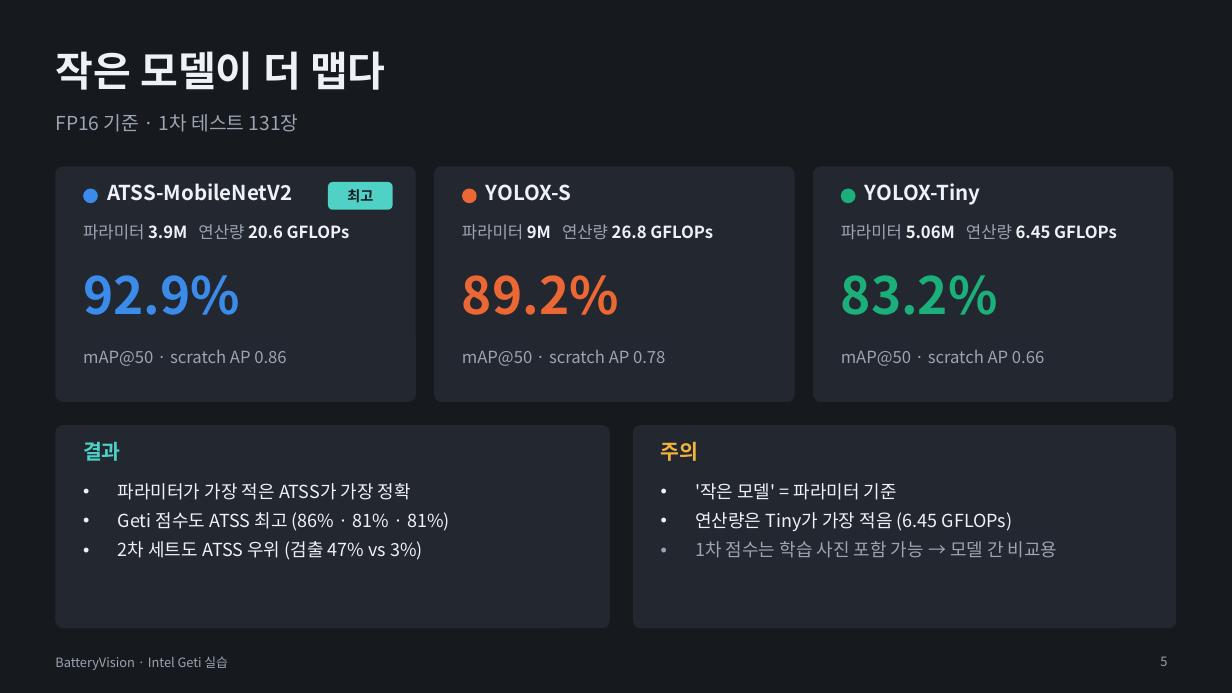
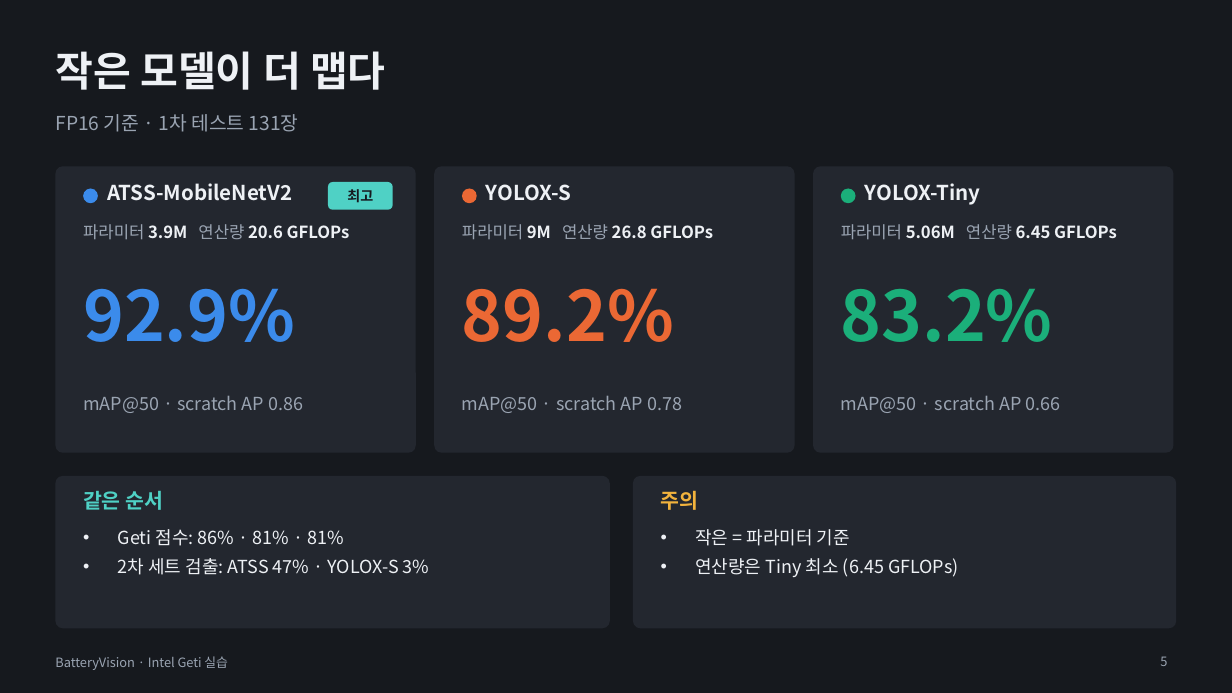
Before and after one commit to se4nchoi/batteryvision, a slide deck: slide 5 of docs/submission/BatteryVision_발표.pptx. Drawn at 1232x693 pixels with LibreOffice and Linux fonts; fonts in the diff are those of the drawing. Boxes give left, top, right and bottom in pixels: in the first picture for what was removed or moved away, otherwise in the second. Text is boxed around its words. In the diff, an @@ line names an element or a change of style, - is before the commit and + after.

```diff
--- a/docs/submission/BatteryVision_발표.pptx
+++ b/docs/submission/BatteryVision_발표.pptx
@@ rounded rectangle: place and size @@
-rounded rectangle at [55,166,416,402]
+rounded rectangle at [55,166,416,453]
@@ rounded rectangle: place and size @@
-rounded rectangle at [434,166,795,402]
+rounded rectangle at [434,166,795,453]
@@ proportions changed in 5 elements at [55,476,610,628], [633,476,1177,628], [55,166,416,453], [434,166,795,453], [813,166,1174,453] @@
@@ rounded rectangle: place and size @@
-rounded rectangle at [813,166,1174,402]
+rounded rectangle at [813,166,1174,453]
@@ text "92.9%": place and size @@
-text "92.9%" at [83,275,240,315]
+text "92.9%" at [83,288,295,342]
@@ text "89.2%": place and size @@
-text "89.2%" at [462,275,619,315]
+text "89.2%" at [462,288,674,342]
@@ size 40 to 54 pt in 3 elements at [83,288,295,342], [462,288,674,342], [841,289,1053,342] @@
@@ text "83.2%": place and size @@
-text "83.2%" at [841,275,998,315]
+text "83.2%" at [841,289,1053,342]
@@ 3 texts: place and size @@
-3 texts at [83,350,1044,366]
+3 texts at [83,396,1061,413]
@@ size 13 to 14 pt in 3 elements at [83,396,303,413], [462,396,682,413], [841,396,1061,413] @@
@@ rounded rectangle: place and size @@
-rounded rectangle at [55,425,610,628]
+rounded rectangle at [55,476,610,628]
@@ rounded rectangle: place and size @@
-rounded rectangle at [633,425,1177,628]
+rounded rectangle at [633,476,1177,628]
@@ text at [83,491,163,510]: text changed @@
-결과
+같은 순서
@@ text "주의": place and size @@
-text "주의" at [661,441,699,461]
+text "주의" at [661,490,699,510]
@@ text at [118,529,430,575]: text changed @@
-• 파라미터가 가장 적은 ATSS가 가장 정확
-• Geti 점수도 ATSS 최고 (86% · 81% · 81%)
-• 2차 세트도 ATSS 우위 (검출 47% vs 3%)
+• Geti 점수: 86% · 81% · 81%
+• 2차 세트 검출: ATSS 47% · YOLOX-S 3%
@@ text at [695,529,959,577]: text changed @@
-• '작은 모델' = 파라미터 기준
-• 연산량은 Tiny가 가장 적음 (6.45 GFLOPs)
-• 1차 점수는 학습 사진 포함 가능 → 모델 간 비교용
+• 작은 = 파라미터 기준
+• 연산량은 Tiny 최소 (6.45 GFLOPs)
```
Also in this commit, not shown: 8 other slides changed, 1 other file.
